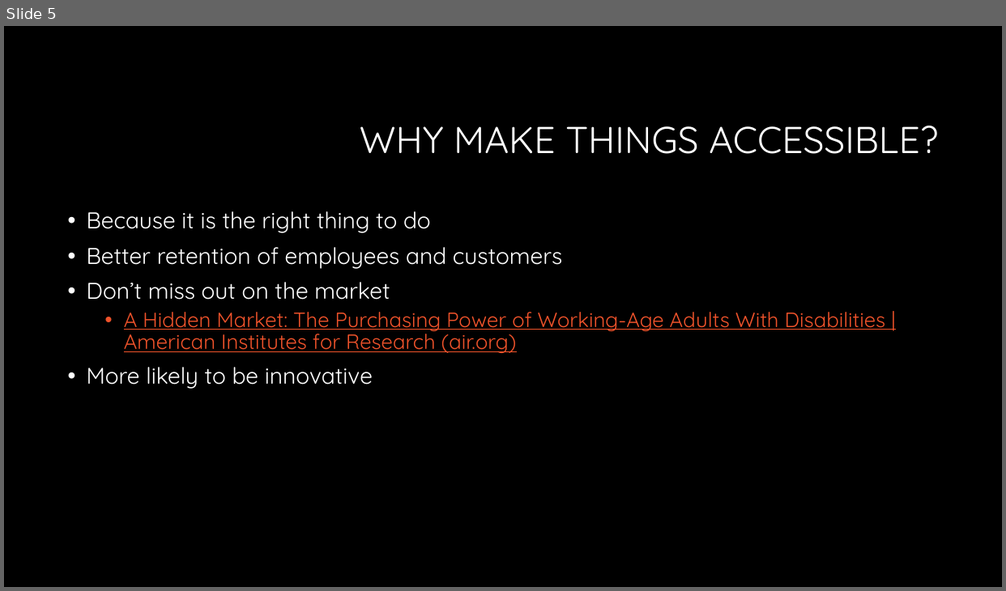
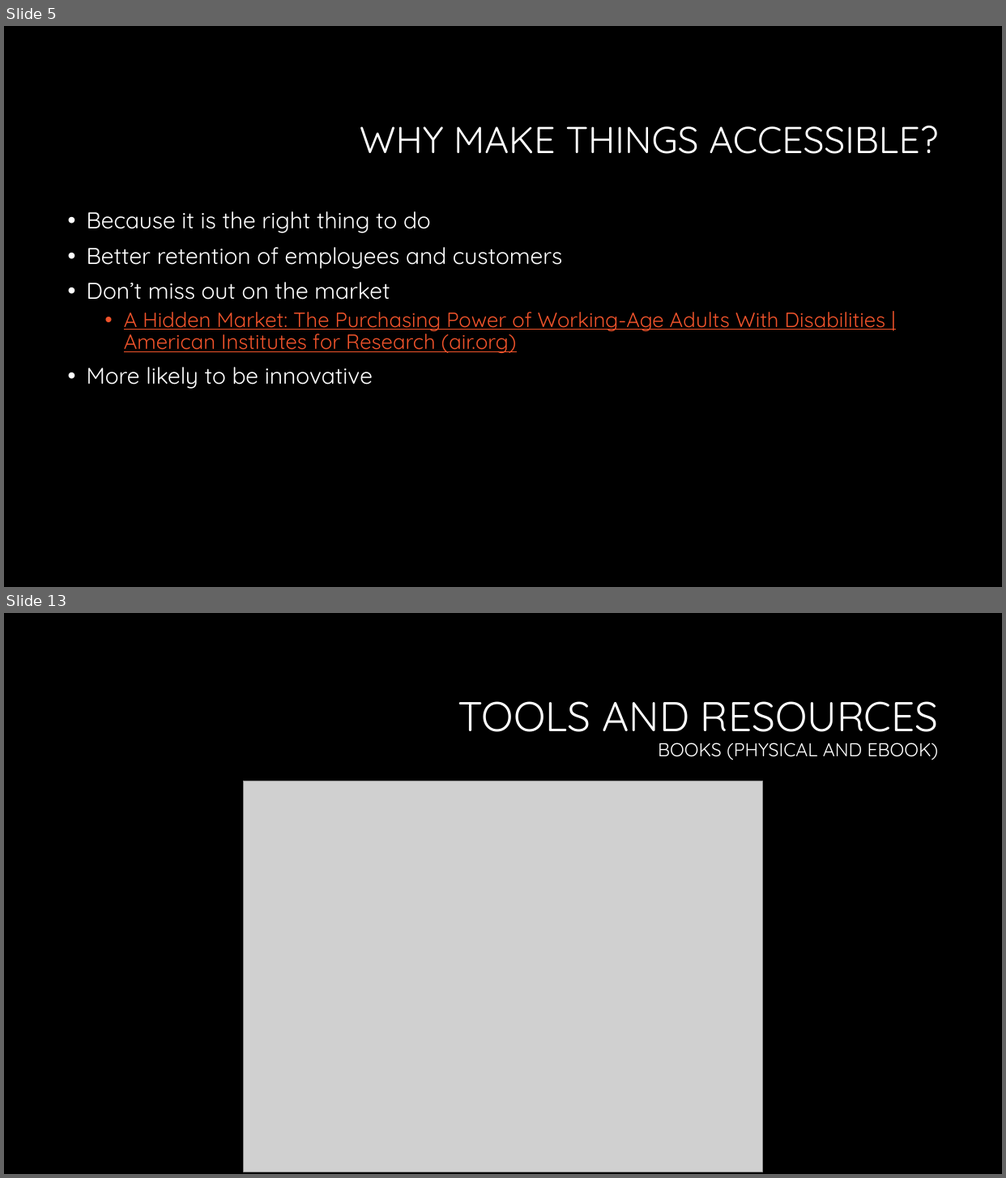
Before and after one commit to CorgiDev/A11y-Materials, a slide deck: Presenations/Upcoming Talk Drafts/2023_Accessibility Testing.pptx. Shown one above the other, each under a label of ours: slide 5 before the commit, slides 5 and 13 after it; the slides between them are not shown. The pictures are 1006x591 and 1006x1178 pixels, drawn with LibreOffice and Linux fonts; fonts in the diff are those of the drawing; grey boxes stand for pictures; background and template pictures are left out. Boxes give left, top, right and bottom in pixels: in the first picture for what was removed or moved away, otherwise in the second. Text is boxed around its words. In the diff, an @@ line names an element or a change of style, - is before the commit and + after.

```diff
--- a/Presenations/Upcoming Talk Drafts/2023_Accessibility Testing.pptx
+++ b/Presenations/Upcoming Talk Drafts/2023_Accessibility Testing.pptx
@@ slide 13 added at <box>4,613,1002,1174</box>, background #000000 @@
@@ title added at <box>458,701,939,760</box>, 18 pt, text #FFFFFF @@
+TOOLS AND RESOURCES
+BOOKS (PHYSICAL AND EBOOK)
@@ picture added at <box>244,781,762,1172</box> @@
```
Also in this commit, not shown: 4 slides changed, 5 other slides added.
